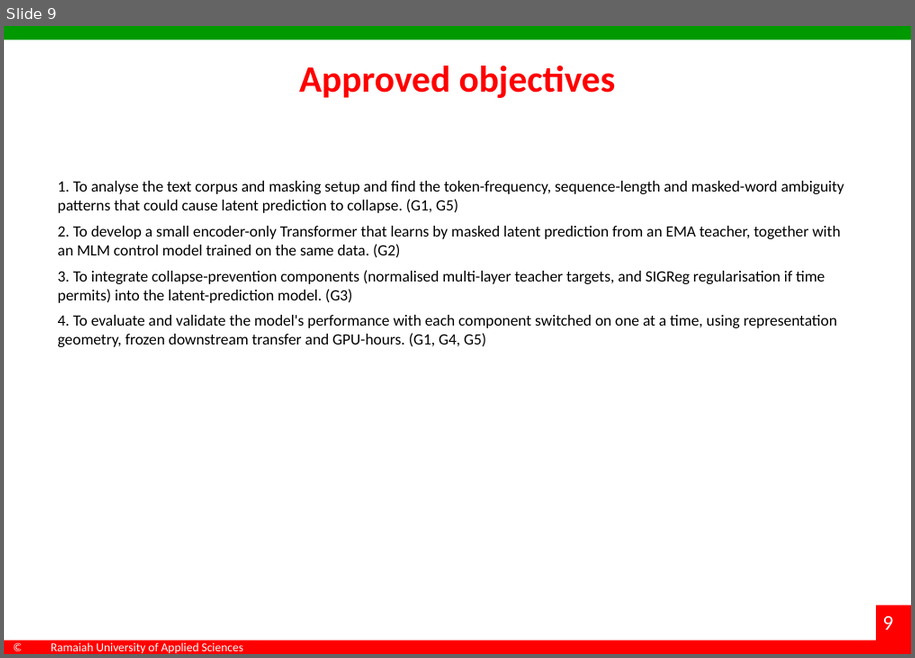
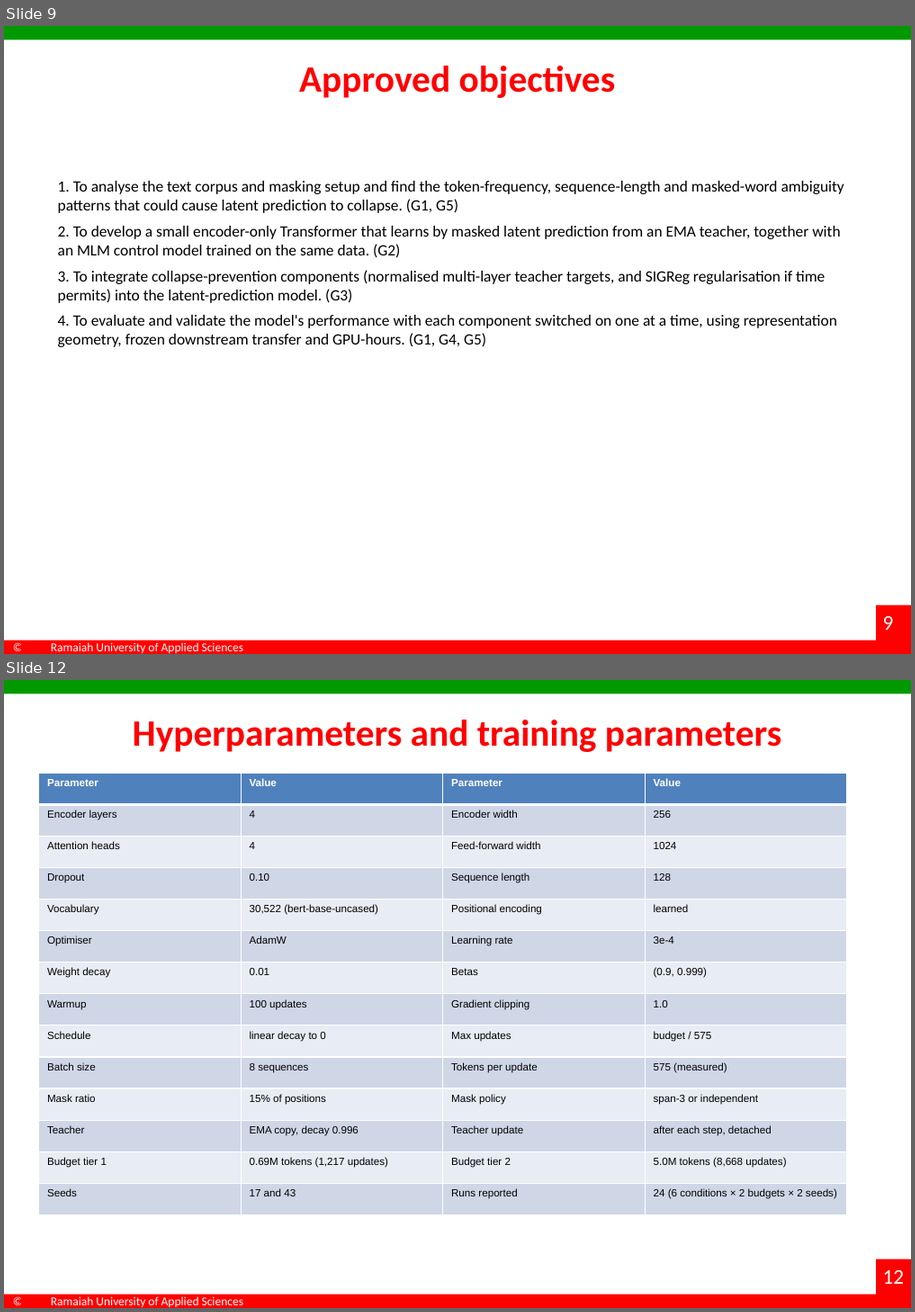
Before and after one commit to dakshadev/7th-sem, a slide deck: docs/Interim_Project_Presentation_7th-sem.pptx. Shown one above the other, each under a label of ours: slide 9 before the commit, slides 9 and 12 after it; the slides between them are not shown. The pictures are 915x658 and 915x1312 pixels, drawn with LibreOffice and Linux fonts; fonts in the diff are those of the drawing; background and template pictures are left out. Boxes give left, top, right and bottom in pixels: in the first picture for what was removed or moved away, otherwise in the second. Text is boxed around its words. In the diff, an @@ line names an element or a change of style, - is before the commit and + after.

Commit message:
docs(deck): module-wise evidence, hyperparameter table, dashboard, bullets on every slide
Second round of mentor feedback, applied:

- module-wise result screenshots as bullets: a new slide with four terminal captures (data, training,
  MLM control, evaluation) produced from real CPU runs on the cached WikiText/AG News data, with the
  captured logs committed under docs/assets/logs
- hyperparameter and training-parameter table: encoder, optimiser, schedule, masking, teacher, budget
  and seed settings, all read from configs and measured runs
- dashboard: docs/dashboard/index.html built from results/person1/*.json, screenshotted for the
  demonstration slide
- repository hyperlink on the contents slide and the demonstration slide
- methodology converted to a table of the five modules
- contents slide now states what each section holds
- a bullet character on every content paragraph (titles, tables, references and the thank-you slide
  are skipped)
- demo video: declared as not yet recorded rather than implied

The deck is built by driving PowerPoint itself (scripts/fill_deck_slides2.ps1, scripts/polish_deck.ps1)
with content from scripts/build_deck_payload.py. python-pptx produced packages PowerPoint refused to
open once slides were added to this deck, so it is no longer used for structural edits.

```diff
--- a/docs/Interim_Project_Presentation_7th-sem.pptx
+++ b/docs/Interim_Project_Presentation_7th-sem.pptx
@@ slide 12 added at [4,680,911,1308], background #FFFFFF; not listed: 6 template elements that a slide beside it also shows @@
@@ title added at [133,720,782,752], 32 pt, text #FF0000, bold @@
+Hyperparameters and training parameters
@@ table added at [39,773,846,1216], 14 rows, 4 columns @@
+Parameter | Value | Parameter | Value
+Encoder layers | 4 | Encoder width | 256
+Attention heads | 4 | Feed-forward width | 1024
+Dropout | 0.10 | Sequence length | 128
+Vocabulary | 30,522 (bert-base-uncased) | Positional encoding | learned
+Optimiser | AdamW | Learning rate | 3e-4
+Weight decay | 0.01 | Betas | (0.9, 0.999)
+Warmup | 100 updates | Gradient clipping | 1.0
+Schedule | linear decay to 0 | Max updates | budget / 575
+Batch size | 8 sequences | Tokens per update | 575 (measured)
+Mask ratio | 15% of positions | Mask policy | span-3 or independent
+Teacher | EMA copy, decay 0.996 | Teacher update | after each step, detached
+Budget tier 1 | 0.69M tokens (1,217 updates) | Budget tier 2 | 5.0M tokens (8,668 updates)
+Seeds | 17 and 43 | Runs reported | 24 (6 conditions × 2 budgets × 2 seeds)
```
Also in this commit, not shown: 5 slides changed, 3 other slides added, 2 slides removed, 26 other files.
